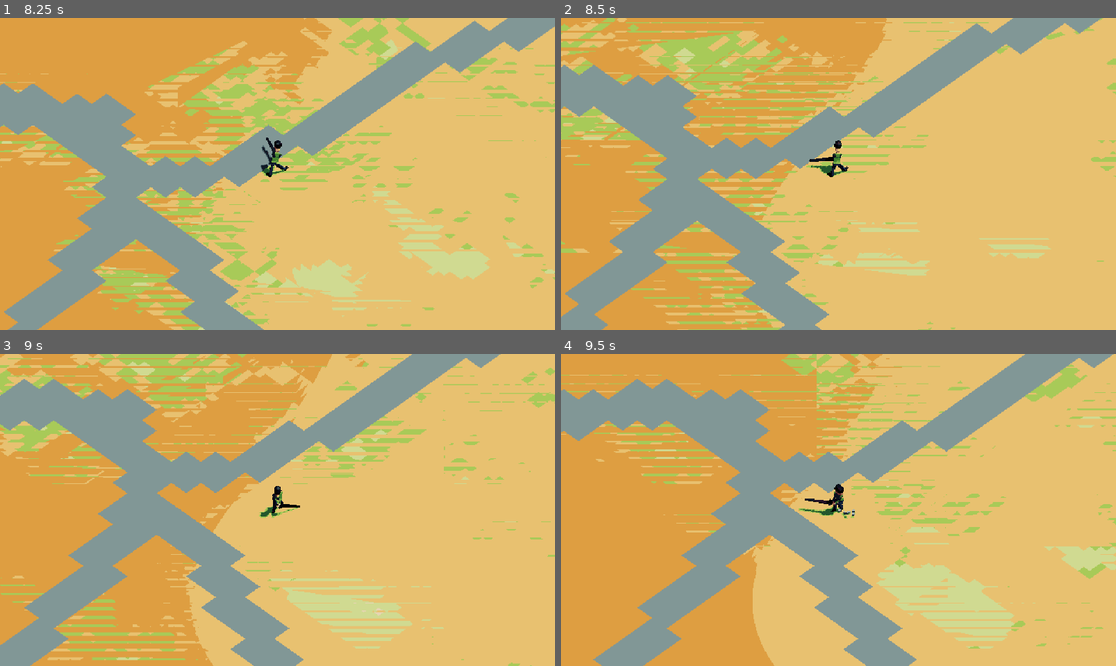
Above: before the commit, frames 1-4 (two rows, left to right).
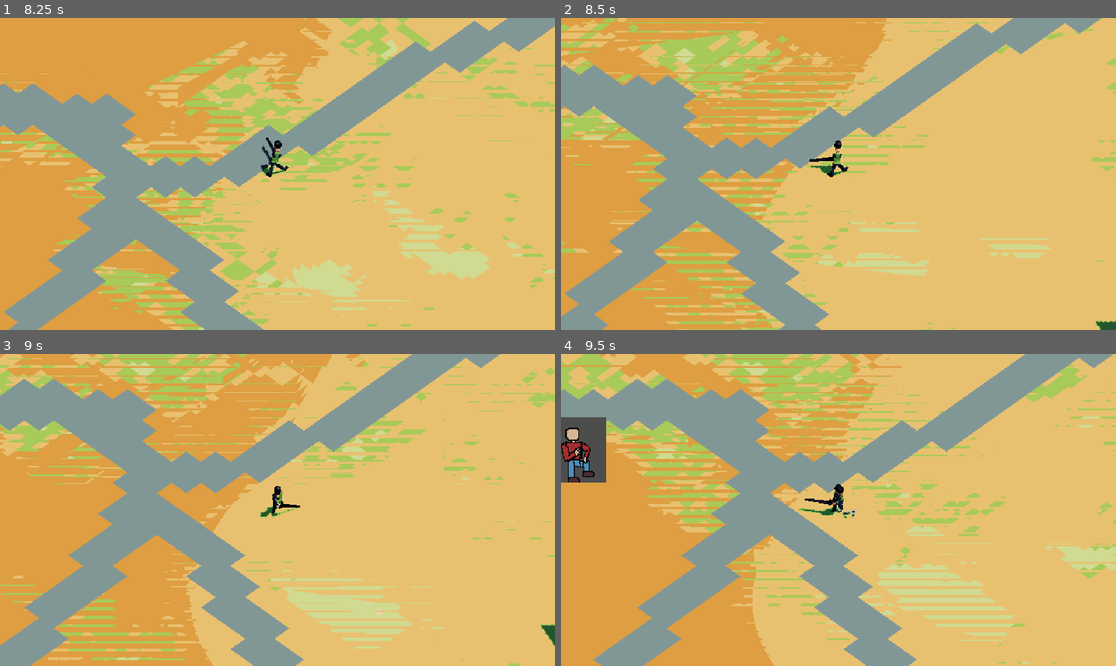
Above: after the commit, the same moments.

Repository: LargeMitchell/GMTKJAM2024
Game: Godot game, scene res://core/root.tscn
Two runs of this game, one before a commit and one after it. Both use one fixed random seed, a clock stepped at 60 frames per second and the inputs below.
Inputs (mouse positions are in pixels of both pictures, inside the frame that each line leads up to):
- Up to frame 1 (8.25 s): tap Enter at 0.5 s; move the mouse to (399, 158) at 0.52 s; press the mouse at (399, 158) at 0.53 s; hold D (right) 0.53-1.28 s; move the mouse to (166, 189) at 1.27 s; release the mouse at (166, 189) at 1.28 s; hold S (down) 1.28-2.03 s; click (166, 189) at 1.35 s; move the mouse to (333, 105) at 2.02 s; press the mouse at (333, 105) at 2.03 s; hold D (right) 2.03-2.78 s; move the mouse to (249, 236) at 2.77 s; release the mouse at (249, 236) at 2.78 s; hold W (up) 2.78-3.53 s; click (249, 236) at 2.85 s; move the mouse to (444, 220) at 3.52 s; press the mouse at (444, 220) at 3.53 s; hold A (left) 3.53-5.03 s; move the mouse to (111, 127) at 4.27 s; release the mouse at (111, 127) at 4.28 s; click (111, 127) at 4.35 s; move the mouse to (305, 174) at 5.02 s; press the mouse at (305, 174) at 5.03 s; hold S (down) 5.03-5.78 s; move the mouse to (194, 96) at 5.77 s; release the mouse at (194, 96) at 5.78 s; hold D (right) 5.78-6.53 s; click (194, 96) at 5.85 s; move the mouse to (399, 158) at 6.52 s; press the mouse at (399, 158) at 6.53 s; hold W (up) 6.53-7.28 s; move the mouse to (166, 189) at 7.27 s; release the mouse at (166, 189) at 7.28 s; hold D (right) 7.28-8.03 s; click (166, 189) at 7.35 s; move the mouse to (333, 105) at 8.02 s; press the mouse at (333, 105) at 8.03 s; hold S (down) from 8.03 s (still down)
- Up to frame 2 (8.5 s): keep holding S (down)
- Up to frame 3 (9 s): move the mouse to (249, 572) at 8.77 s; release S (down) at 8.78 s; release the mouse at (249, 572) at 8.78 s; hold A (left) from 8.78 s (still down); click (249, 572) at 8.85 s
- Up to frame 4 (9.5 s): keep holding A (left)

Frame 1 is identical in both runs. In frame 2, 0.1% of the frame differs, in the area x 96-100%, y 96-100%; in frame 3, 0.1%; in frame 4, 10%, in the area x 0-100%, y 0-100%.

Commit message:
Added particles for enemy death

Diff:
--- a/enemy/Parent_Enemy.gd
+++ b/enemy/Parent_Enemy.gd
@@ -23,25 +23,21 @@
 
 @export_category("Node References")
 @export var CollisionShape: CollisionShape3D
-@export var MeshInstance: MeshInstance3D
 @export var Navigation: NavigationAgent3D
 @export var Animations: AnimationPlayer
 @export var HurtBox: Area3D
 @export var AnimatedSprite: AnimatedSprite3D
+@export var DeathExplosion: CPUParticles3D
 
 @export_category("Appearance")
-@export var DebugColor: Color
 @export var Scale: Vector3
 
 @onready var TargetToChase = Global.player
-@onready var MeshMaterial: StandardMaterial3D = MeshInstance.get_active_material(0)
 @onready var exp: PackedScene = preload("res://exp/experience.tscn")
 @onready var hit_stream_player: AudioStreamPlayer = $HitStreamPlayer
 
 func _ready() -> void:
 	var material_override = StandardMaterial3D.new()
-	material_override.albedo_color = DebugColor
-	MeshInstance.set_surface_override_material(0, material_override)
 	scale = Scale
 	State = ACTIVE
 	CurrentHealth = MaxHealth
@@ -90,7 +86,7 @@
 
 
 func hit(DamageReceived: int):
-	print("Hit - Enemy")
+	Animations.play("Hit")
 	play_audio(hit_stream_player)
 	CurrentHealth = CurrentHealth - DamageReceived
 
@@ -117,6 +113,9 @@
 	var exp_inst: MeshInstance3D = exp.instantiate()
 	get_parent().add_child(exp_inst)
 	exp_inst.global_position = global_position
+	AnimatedSprite.hide()
+	DeathExplosion.emitting = true
+	await DeathExplosion.finished
 	queue_free()
 
 func play_audio(AudioPlayer: AudioStreamPlayer):
--- a/enemy/Test_Enemy.tscn
+++ b/enemy/Test_Enemy.tscn
@@ -1,16 +1,71 @@
-[gd_scene load_steps=8 format=3 uid="uid://dgjew46k3n48m"]
+[gd_scene load_steps=15 format=3 uid="uid://dgjew46k3n48m"]
 
 [ext_resource type="Script" path="res://enemy/Parent_Enemy.gd" id="1_skegd"]
 [ext_resource type="AudioStream" uid="uid://6m216y5dsm80" path="res://assets/Sounds/Attack/Sword_Hit.wav" id="2_hkrnr"]
+[ext_resource type="Texture2D" uid="uid://bw41m8v4bbq4b" path="res://assets/EnemySpriteSheets/EnemyGuySpriteSheet.png" id="2_yevm8"]
 
-[sub_resource type="StandardMaterial3D" id="StandardMaterial3D_ej3kt"]
-albedo_color = Color(0.575078, 0, 0.111744, 1)
+[sub_resource type="AtlasTexture" id="AtlasTexture_dekjb"]
+atlas = ExtResource("2_yevm8")
+region = Rect2(0, 0, 64, 64)
 
-[sub_resource type="PrismMesh" id="PrismMesh_kkp2w"]
-material = SubResource("StandardMaterial3D_ej3kt")
+[sub_resource type="AtlasTexture" id="AtlasTexture_pio25"]
+atlas = ExtResource("2_yevm8")
+region = Rect2(64, 0, 64, 64)
+
+[sub_resource type="SpriteFrames" id="SpriteFrames_octie"]
+animations = [{
+"frames": [{
+"duration": 1.0,
+"texture": SubResource("AtlasTexture_dekjb")
+}, {
+"duration": 1.0,
+"texture": SubResource("AtlasTexture_pio25")
+}],
+"loop": true,
+"name": &"default",
+"speed": 5.0
+}]
 
 [sub_resource type="BoxShape3D" id="BoxShape3D_4qaaw"]
 size = Vector3(1, 1.89014, 1)
+
+[sub_resource type="Animation" id="Animation_db881"]
+resource_name = "Hit"
+length = 0.2
+step = 0.01
+tracks/0/type = "value"
+tracks/0/imported = false
+tracks/0/enabled = true
+tracks/0/path = NodePath("AnimatedSprite3D:modulate")
+tracks/0/interp = 1
+tracks/0/loop_wrap = true
+tracks/0/keys = {
+"times": PackedFloat32Array(0, 0.05, 0.1, 0.15, 0.2),
+"transitions": PackedFloat32Array(1, 1, 1, 1, 1),
+"update": 0,
+"values": [Color(1, 1, 1, 1), Color(0.766918, 0, 0.0151078, 1), Color(1, 1, 1, 1), Color(0.766918, 0, 0.0151078, 1), Color(1, 1, 1, 1)]
+}
+
+[sub_resource type="Animation" id="Animation_cbjhe"]
+length = 0.001
+tracks/0/type = "value"
+tracks/0/imported = false
+tracks/0/enabled = true
+tracks/0/path = NodePath("AnimatedSprite3D:modulate")
+tracks/0/interp = 1
+tracks/0/loop_wrap = true
+tracks/0/keys = {
+"times": PackedFloat32Array(0),
+"transitions": PackedFloat32Array(1),
+"update": 0,
+"values": [Color(1, 1, 1, 1)]
+}
+
+[sub_resource type="AnimationLibrary" id="AnimationLibrary_wqfkq"]
+_data = {
+"Hit": SubResource("Animation_db881"),
+"RESET": SubResource("Animation_cbjhe")
+}
 
 [sub_resource type="BoxShape3D" id="BoxShape3D_e3evs"]
 
@@ -18,7 +73,14 @@
 streams_count = 1
 stream_0/stream = ExtResource("2_hkrnr")
 
-[node name="TestEnemy" type="CharacterBody3D" node_paths=PackedStringArray("CollisionShape", "MeshInstance", "Navigation", "Animations", "HurtBox", "AnimatedSprite") groups=["Enemy"]]
+[sub_resource type="StandardMaterial3D" id="StandardMaterial3D_to36y"]
+albedo_color = Color(0.870091, 0.459962, 0.117234, 1)
+
+[sub_resource type="BoxMesh" id="BoxMesh_4fm15"]
+material = SubResource("StandardMaterial3D_to36y")
+size = Vector3(0.1, 0.1, 0.1)
+
+[node name="TestEnemy" type="CharacterBody3D" node_paths=PackedStringArray("CollisionShape", "Navigation", "Animations", "HurtBox", "AnimatedSprite", "DeathExplosion") groups=["Enemy"]]
 script = ExtResource("1_skegd")
 Speed = 2.0
 MaxHealth = 20
@@ -27,18 +89,20 @@
 PlayerGroup = "TestPlayer"
 AttackGroup = "Attack"
 CollisionShape = NodePath("Collisions")
-MeshInstance = NodePath("Mesh")
 Navigation = NodePath("NavigationAgent3D")
 Animations = NodePath("AnimationPlayer")
 HurtBox = NodePath("Area3D")
 AnimatedSprite = NodePath("AnimatedSprite3D")
-DebugColor = Color(0.241769, 0.503336, 0.5117, 1)
+DeathExplosion = NodePath("CPUParticles3D")
 Scale = Vector3(1, 1, 1)
 
-[node name="Mesh" type="MeshInstance3D" parent="."]
-mesh = SubResource("PrismMesh_kkp2w")
-
 [node name="AnimatedSprite3D" type="AnimatedSprite3D" parent="."]
+transform = Transform3D(1, 0, 0, 0, 1, 0, 0, 0, 1, 0, 0.945505, 0)
+pixel_size = 0.05
+billboard = 1
+alpha_cut = 3
+texture_filter = 0
+sprite_frames = SubResource("SpriteFrames_octie")
 
 [node name="Collisions" type="CollisionShape3D" parent="."]
 transform = Transform3D(1.1, 0, 0, 0, 1.1, 0, 0, 0, 1.1, 0, 0.489575, 0)
@@ -48,6 +112,9 @@
 [node name="NavigationAgent3D" type="NavigationAgent3D" parent="."]
 
 [node name="AnimationPlayer" type="AnimationPlayer" parent="."]
+libraries = {
+"": SubResource("AnimationLibrary_wqfkq")
+}
 
 [node name="Area3D" type="Area3D" parent="."]
 collision_layer = 2
@@ -66,6 +133,25 @@
 stream = SubResource("AudioStreamRandomizer_8wawv")
 max_polyphony = 10
 
+[node name="CPUParticles3D" type="CPUParticles3D" parent="."]
+emitting = false
+amount = 16
+one_shot = true
+explosiveness = 1.0
+randomness = 1.0
+lifetime_randomness = 1.0
+fixed_fps = 60
+local_coords = true
+mesh = SubResource("BoxMesh_4fm15")
+emission_shape = 1
+emission_sphere_radius = 1.0
+spread = 180.0
+gravity = Vector3(0, 0, 0)
+initial_velocity_min = 3.0
+initial_velocity_max = 6.0
+scale_amount_min = 0.8
+scale_amount_max = 1.2
+
 [connection signal="area_entered" from="Area3D" to="." method="_on_area_3d_area_entered"]
 [connection signal="body_entered" from="Area3D" to="." method="_on_area_3d_body_entered"]
 [connection signal="timeout" from="Timer" to="." method="_on_timer_timeout"]
--- a/enemy/guy_enemy.tscn
+++ b/enemy/guy_enemy.tscn
@@ -27,15 +27,8 @@
 
 [node name="GuyEnemy" instance=ExtResource("1_s76wg")]
 
-[node name="Mesh" parent="." index="0"]
-visible = false
-
-[node name="AnimatedSprite3D" parent="." index="1"]
+[node name="AnimatedSprite3D" parent="." index="0"]
 transform = Transform3D(1, 0, 0, 0, 1, 0, 0, 0, 1, 0, 0.531248, 0)
-pixel_size = 0.05
-billboard = 1
-alpha_cut = 3
-texture_filter = 0
 sprite_frames = SubResource("SpriteFrames_07j8o")
 frame_progress = 0.0498104
 speed_scale = 2.0
--- a/enemy/mech_enemy.tscn
+++ b/enemy/mech_enemy.tscn
@@ -26,21 +26,16 @@
 }]
 
 [node name="PoliceEnemy" instance=ExtResource("1_ww2a5")]
+Scale = Vector3(0.5, 0.5, 0.5)
 
-[node name="Mesh" parent="." index="0"]
-visible = false
-
-[node name="AnimatedSprite3D" parent="." index="1"]
+[node name="AnimatedSprite3D" parent="." index="0"]
 transform = Transform3D(1, 0, 0, 0, 1, 0, 0, 0, 1, 0, 2.09362, 0)
 pixel_size = 0.2
-billboard = 1
-alpha_cut = 3
-texture_filter = 0
 sprite_frames = SubResource("SpriteFrames_07j8o")
 frame_progress = 0.0498104
 speed_scale = 2.0
 
-[node name="Collisions" parent="." index="2"]
+[node name="Collisions" parent="." index="1"]
 transform = Transform3D(1.1, 0, 0, 0, 1.1, 0, 0, 0, 1.1, 0.193729, 1.4651, -0.203162)
 
 [node name="CollisionShape3D" parent="Area3D" index="0"]
--- a/enemy/test_enemy_2.tscn
+++ b/enemy/test_enemy_2.tscn
@@ -3,4 +3,3 @@
 [ext_resource type="PackedScene" uid="uid://dgjew46k3n48m" path="res://enemy/Test_Enemy.tscn" id="1_j7lpb"]
 
 [node name="TestEnemy" instance=ExtResource("1_j7lpb")]
-DebugColor = Color(0.767286, 0.387913, 0.887892, 1)
--- a/level/game.tscn
+++ b/level/game.tscn
@@ -52,8 +52,9 @@
 
 [node name="Enemy Spawner" parent="NavigationRegion3D" instance=ExtResource("3_0e8c0")]
 transform = Transform3D(1, 0, 0, 0, 1, 0, 0, 0, 1, 0, 0.124481, 0)
-SpawnInterval = 4
+SpawnInterval = 2
 SpawnRange = 30.0
+Enabled = true
 Wave1 = Array[PackedScene]([ExtResource("4_4w2yv")])
 Wave2 = Array[PackedScene]([ExtResource("5_uqe5y")])
 Wave3 = Array[PackedScene]([ExtResource("6_y0h1n")])
Not shown: 6 places in level/PlanesMeshLib.tres that only renumber resources
